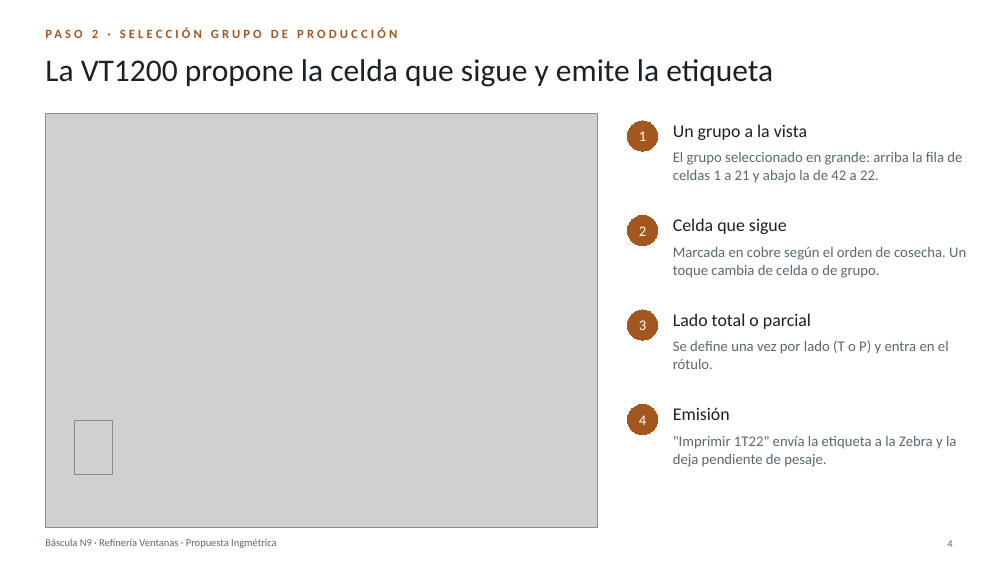
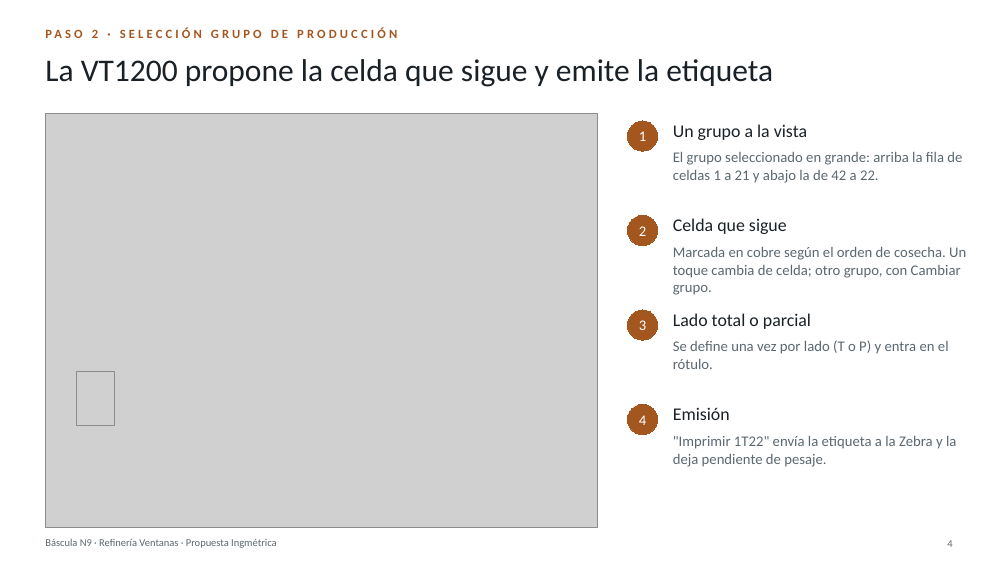
Before and after one commit to BortegaING/Codelco-Proyecto, a slide deck: slide 4 of presentacion/Bascula-N9-Ventanas.pptx. Drawn at 1008x567 pixels with LibreOffice and Linux fonts; fonts in the diff are those of the drawing; grey boxes stand for pictures. Boxes give left, top, right and bottom in pixels: in the first picture for what was removed or moved away, otherwise in the second. Text is boxed around its words. In the diff, an @@ line names an element or a change of style, - is before the commit and + after.

```diff
--- a/presentacion/Bascula-N9-Ventanas.pptx
+++ b/presentacion/Bascula-N9-Ventanas.pptx
@@ text at (673,247,966,295): text changed @@
-Marcada en cobre según el orden de cosecha. Un toque cambia de celda o de grupo.
+Marcada en cobre según el orden de cosecha. Un toque cambia de celda; otro grupo, con Cambiar grupo.
@@ picture: place and size @@
-picture at (75,420,113,475)
+picture at (77,371,115,426)
```
Also in this commit, not shown: 7 other files.
